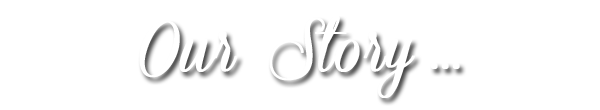
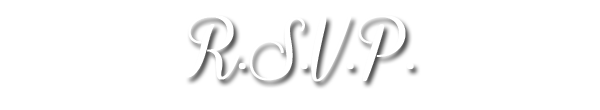
Revision of a layered 600 × 110 image; what changed, layer by layer:
hid "Our Story ..." over [left=139, top=16, right=460, bottom=98]
renamed "Our Big Day!" to "R.S.V.P.", showed it, painted on it over [left=138, top=15, right=466, bottom=98]
